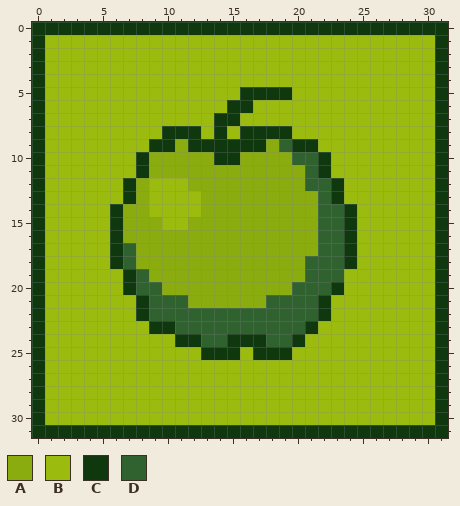
Pixel-art sprite, stored at Assets/Images/Tiles/tile_apple.png. Above, as it was before the edit.
The file is 32x32 pixels.
Palette (. is transparent): A #8bac0f  B #9bbc0f  C #0f380f  D #306230
Pixels before, first column x 0:
 0 CCCCCCCCCCCCCCCCCCCCCCCCCCCCCCCC
 1 CBBBBBBBBBBBBBBBBBBBBBBBBBBBBBBC
 2 CBBBBBBBBBBBBBBBBBBBBBBBBBBBBBBC
 3 CBBBBBBBBBBBBBBBBBBBBBBBBBBBBBBC
 4 CBBBBBBBBBBBBBBBBBBBBBBBBBBBBBBC
 5 CBBBBBBBBBBBBBBBCCCCBBBBBBBBBBBC
 6 CBBBBBBBBBBBBBBCCBBBBBBBBBBBBBBC
 7 CBBBBBBBBBBBBBCCBBBBBBBBBBBBBBBC
 8 CBBBBBBBBBCCCBCBCCCCBBBBBBBBBBBC
 9 CBBBBBBBBCCACCCCCCADCCBBBBBBBBBC
10 CBBBBBBBCAAAAACCAAAADDCBBBBBBBBC
11 CBBBBBBBCAAAAAAAAAAAADCBBBBBBBBC
12 CBBBBBBCABBBAAAAAAAAADDCBBBBBBBC
13 CBBBBBBCABBBBAAAAAAAAADCBBBBBBBC
14 CBBBBBCAABBBBAAAAAAAAADDCBBBBBBC
15 CBBBBBCAAABBAAAAAAAAAADDCBBBBBBC
16 CBBBBBCAAAAAAAAAAAAAAADDCBBBBBBC
17 CBBBBBCDAAAAAAAAAAAAAADDCBBBBBBC
18 CBBBBBCDAAAAAAAAAAAAADDDCBBBBBBC
19 CBBBBBBCDAAAAAAAAAAAADDDBBBBBBBC
20 CBBBBBBCDDAAAAAAAAAADDDCBBBBBBBC
21 CBBBBBBBCDDDAAAAAADDDDCBBBBBBBBC
22 CBBBBBBBCDDDDDDDDDDDDDCBBBBBBBBC
23 CBBBBBBBBCCDDDDDDDDDDCBBBBBBBBBC
24 CBBBBBBBBBBCCDDCCCDDCBBBBBBBBBBC
25 CBBBBBBBBBBBBCCCBCCCBBBBBBBBBBBC
26 CBBBBBBBBBBBBBBBBBBBBBBBBBBBBBBC
27 CBBBBBBBBBBBBBBBBBBBBBBBBBBBBBBC
28 CBBBBBBBBBBBBBBBBBBBBBBBBBBBBBBC
29 CBBBBBBBBBBBBBBBBBBBBBBBBBBBBBBC
30 CBBBBBBBBBBBBBBBBBBBBBBBBBBBBBBC
31 CCCCCCCCCCCCCCCCCCCCCCCCCCCCCCCC
And afterwards:
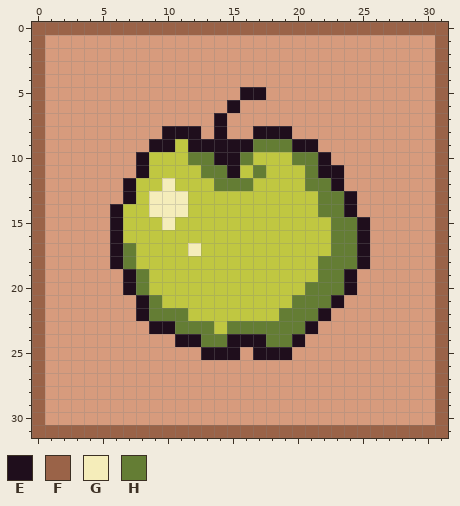
Colours new in this view: E #1f0e1c  F #9a6348  G #f5edba  H #647d34
Changes in this commit:
colour A: #8bac0f -> #c0c741
colour B: #9bbc0f -> #d79b7d
Changed rows in their new state; - is a pixel that keeps its letter.
first column x 0:
 0 FFFFFFFFFFFFFFFFFFFFFFFFFFFFFFFF
 1 F------------------------------F
 2 F------------------------------F
 3 F------------------------------F
 4 F------------------------------F
 5 F---------------EEBB-----------F
 6 F--------------EB--------------F
 7 F-------------EB---------------F
 8 F---------EEE-E-BEEE-----------F
 9 F--------EE-EEEEEHHHEE---------F
10 F-------E---HHEEH---HHE--------F
11 F-------E----HHE-H---HEE-------F
12 F------E-AGA--HHH----HHE-------F
13 F------E-GGGA---------HHE------F
14 F-----E--GGGA---------HHE------F
15 F-----E---GA----------AHHE-----F
16 F-----E---------------AHHE-----F
17 F-----EH----G---------AHHE-----F
18 F-----EH-------------AHHHE-----F
19 F------EH------------AHHE------F
20 F------EHA----------AHHHE------F
21 F-------EHAA------AAHHHE-------F
22 F-------EHHHAAAAAAAHHHE--------F
23 F--------EEHHHAHHHHHHE---------F
24 F----------EEHHEEEHHE----------F
25 F------------EEE-EEE-----------F
26 F------------------------------F
27 F------------------------------F
28 F------------------------------F
29 F------------------------------F
30 F------------------------------F
31 FFFFFFFFFFFFFFFFFFFFFFFFFFFFFFFF
Boxes around the changes in both pictures, in picture pixels (x1, y1, x2, y2):
changed: (32, 22, 448, 438)
